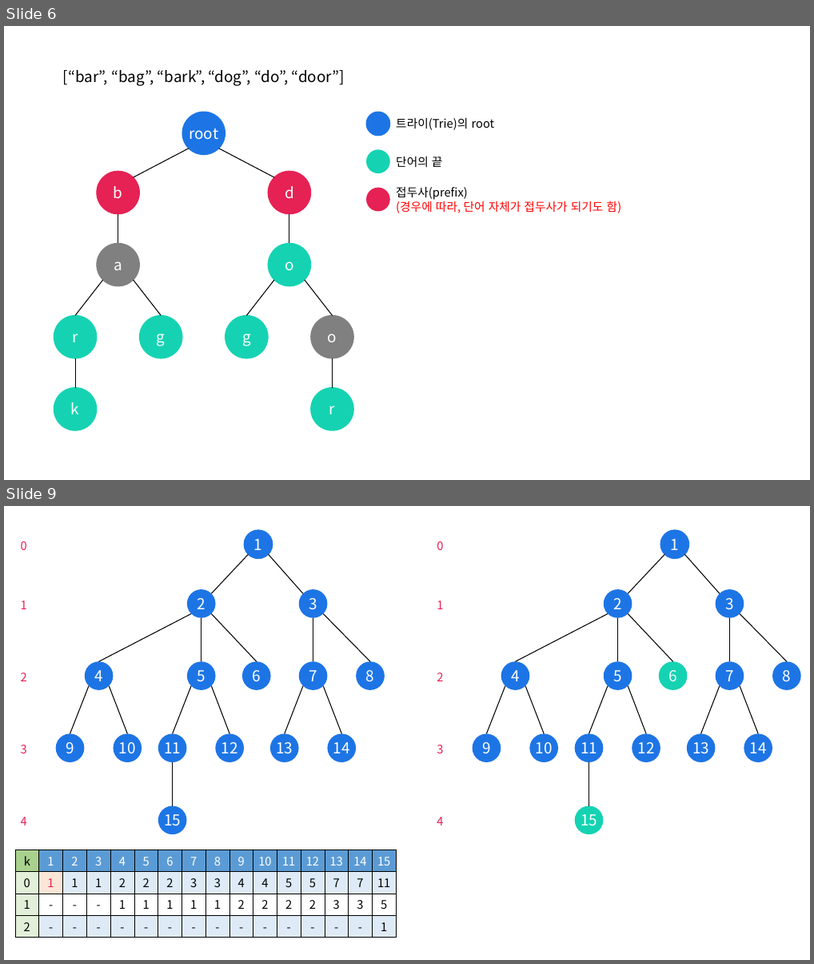
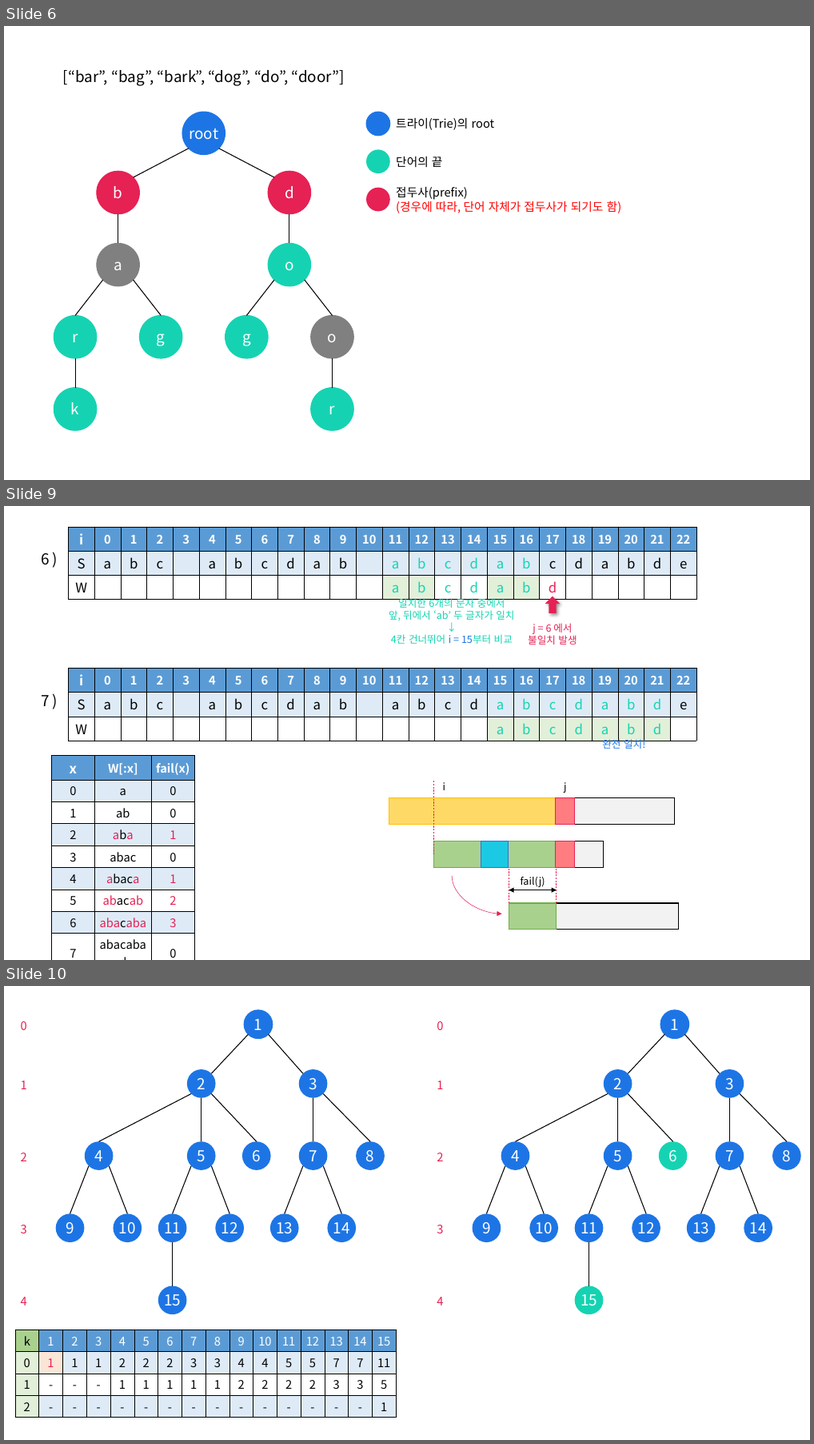
Before and after one commit to siwon-park/Algorithm-DataStructure, a slide deck: 기타/pptx.pptx. Shown one above the other, each under a label of ours: slides 6 and 9 before the commit, slides 6, 9 and 10 after it; the slides between them are not shown. The pictures are 814x964 and 814x1444 pixels, drawn with LibreOffice and Linux fonts; fonts in the diff are those of the drawing. Boxes give left, top, right and bottom in pixels: in the first picture for what was removed or moved away, otherwise in the second. Text is boxed around its words. In the diff, an @@ line names an element or a change of style, - is before the commit and + after.

```diff
--- a/기타/pptx.pptx
+++ b/기타/pptx.pptx
@@ slide 9 added at (x1=4, y1=506, x2=810, y2=960), background #FFFFFF @@
@@ table added at (x1=68, y1=527, x2=693, y2=596), 3 rows, 24 columns @@
+i | 0 | 1 | 2 | 3 | 4 | 5 | 6 | 7 | 8 | 9 | 10 | 11 | 12 | 13 | 14 | 15 | 16 | 17 | 18 | 19 | 20 | 21 | 22
+S | a | b | c |  | a | b | c | d | a | b |  | a | b | c | d | a | b | c | d | a | b | d | e
+W |  |  |  |  |  |  |  |  |  |  |  | a | b | c | d | a | b | d |  |  |  |  | 
@@ text added at (x1=41, y1=553, x2=49, y2=565), 18 pt, text #000000 @@
+6 )
@@ text added at (x1=389, y1=596, x2=514, y2=644), 12 pt, text #15D3B2 @@
+일치한 6개의 문자 중에서
+앞, 뒤에서 ‘ab’ 두 글자가 일치
+↓
+4칸 건너뛰어 i = 15부터 비교
@@ down arrow added at (x1=546, y1=596, x2=561, y2=613), fill #E62154 @@
@@ text added at (x1=528, y1=623, x2=577, y2=644), 12 pt, text #E62154 @@
+j = 6 에서
+불일치 발생
@@ table added at (x1=68, y1=668, x2=693, y2=737), 3 rows, 24 columns @@
+i | 0 | 1 | 2 | 3 | 4 | 5 | 6 | 7 | 8 | 9 | 10 | 11 | 12 | 13 | 14 | 15 | 16 | 17 | 18 | 19 | 20 | 21 | 22
+S | a | b | c |  | a | b | c | d | a | b |  | a | b | c | d | a | b | c | d | a | b | d | e
+W |  |  |  |  |  |  |  |  |  |  |  |  |  |  |  | a | b | c | d | a | b | d | 
@@ text added at (x1=41, y1=695, x2=49, y2=706), 18 pt, text #000000 @@
+7 )
@@ text added at (x1=602, y1=737, x2=646, y2=748), 12 pt, text #1D75E5 @@
+완전 일치!
@@ table added at (x1=52, y1=756, x2=194, y2=960), 9 rows, 3 columns @@
+x | W[:x] | fail(x)
+0 | a | 0
+1 | ab | 0
+2 | aba | 1
+3 | abac | 0
+4 | abaca | 1
+5 | abacab | 2
+6 | abacaba | 3
+7 | abacabad | 0
@@ line added from (434, 855) to (434, 780), #E62154 0.5 pt dashed @@
@@ text added at (x1=443, y1=782, x2=446, y2=790), 12 pt, text #000000 @@
+i
@@ text added at (x1=564, y1=782, x2=566, y2=792), 12 pt, text #000000 @@
+j
@@ rectangle added at (x1=390, y1=797, x2=675, y2=824), fill #F2F2F2, outline #000000 1 pt @@
@@ rectangle added at (x1=390, y1=797, x2=556, y2=824), fill #FFD966, outline #FFC000 1 pt @@
@@ rectangle added at (x1=556, y1=797, x2=575, y2=824), fill #FF7C80, outline #E62154 1 pt @@
@@ rectangle added at (x1=434, y1=841, x2=603, y2=867), fill #F2F2F2, outline #000000 1 pt @@
@@ rectangle added at (x1=434, y1=841, x2=482, y2=867), fill #A9D18E, outline #70AD47 1 pt @@
@@ rectangle added at (x1=482, y1=841, x2=509, y2=867), fill #1CC9E4, outline #1D75E5 1 pt @@
@@ rectangle added at (x1=509, y1=841, x2=556, y2=867), fill #A9D18E, outline #70AD47 1 pt @@
@@ rectangle added at (x1=556, y1=841, x2=575, y2=867), fill #FF7C80, outline #E62154 1 pt @@
@@ curved arrow added from (452, 876) to (502, 914), #E62154 0.5 pt @@
@@ line added from (509, 903) to (509, 867), #E62154 0.5 pt dashed @@
@@ double arrow added from (509, 889) to (557, 889), #000000 1 pt @@
@@ text added at (x1=521, y1=876, x2=546, y2=887), 12 pt, text #000000 @@
+fail(j)
@@ line added from (556, 903) to (556, 867), #E62154 0.5 pt dashed @@
@@ rectangle added at (x1=509, y1=903, x2=678, y2=929), fill #F2F2F2, outline #000000 1 pt @@
@@ rectangle added at (x1=509, y1=903, x2=557, y2=929), fill #A9D18E, outline #70AD47 1 pt @@
@@ what was slide 9 is now slide 10 @@
```
Also in this commit, not shown: 2 slides changed, 1 other file.
